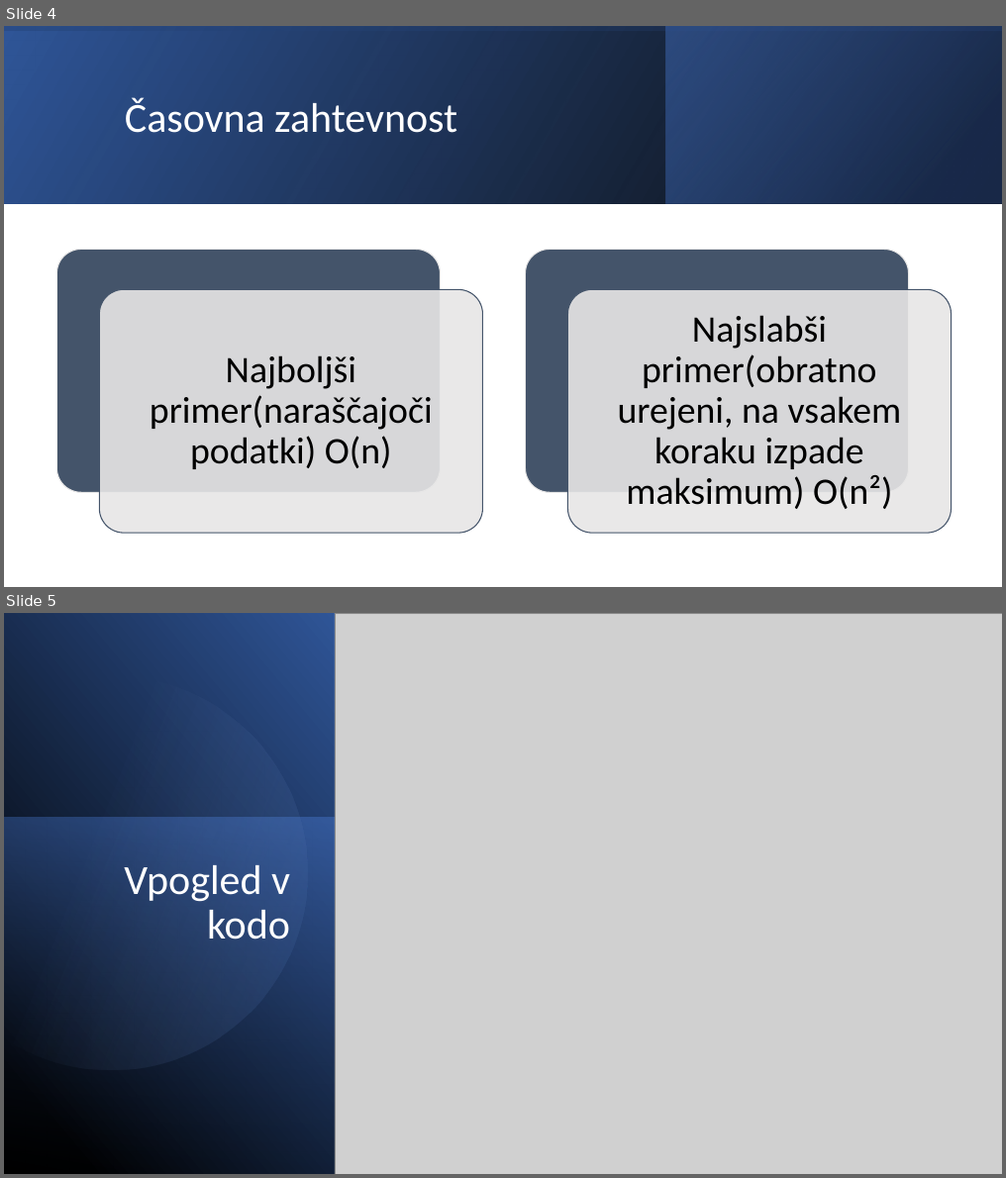
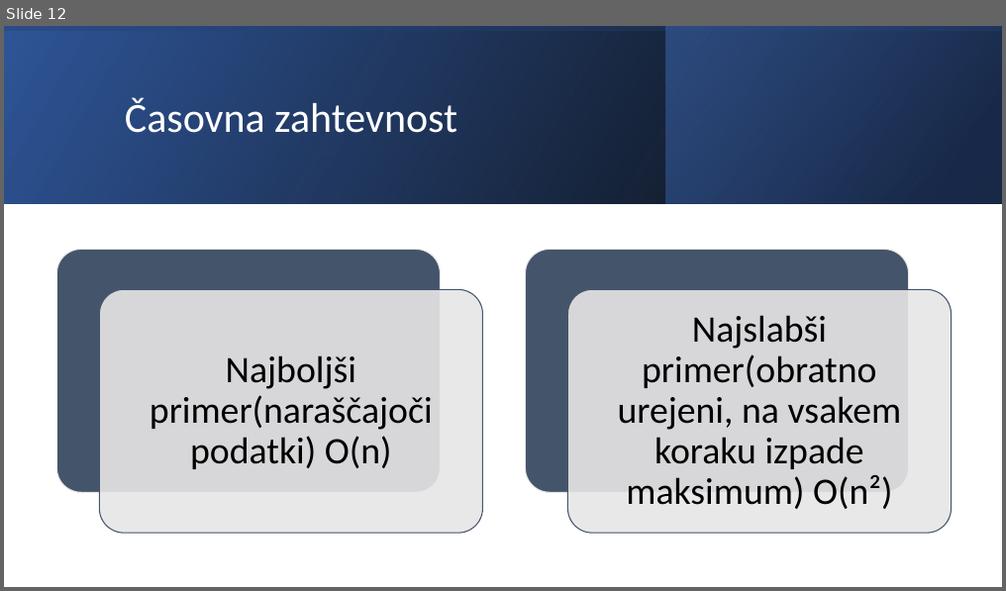
Before and after one commit to timenbob/racunalnistvo1, a slide deck: kratko vpr/MAKSIMUM DRSEČEGA.pptx. Shown one above the other, each under a label of ours: slides 4 and 5 before the commit, slide 12 after it. The pictures are 1006x1178 and 1006x591 pixels, drawn with LibreOffice and Linux fonts; fonts in the diff are those of the drawing; grey boxes stand for pictures. Boxes give left, top, right and bottom in pixels: in the first picture for what was removed or moved away, otherwise in the second. Text is boxed around its words. In the diff, an @@ line names an element or a change of style, - is before the commit and + after.

```diff
--- a/kratko vpr/MAKSIMUM DRSEČEGA.pptx
+++ b/kratko vpr/MAKSIMUM DRSEČEGA.pptx
@@ slide 5 removed at (4,613,1002,1174), background #FFFFFF @@
@@ rectangle removed at (4,613,335,1174) @@
@@ picture removed at (335,613,1002,1174) @@
@@ freeform shape removed at (4,652,343,1105) @@
@@ rectangle removed at (4,818,335,1174) @@
@@ title removed at (124,865,290,940) @@
-Vpogled v kodo
@@ what was slide 4 is now slide 12 @@
```
Also in this commit, not shown: 1 slide changed, 10 slides added, 1 other slide removed, 19 other files.
